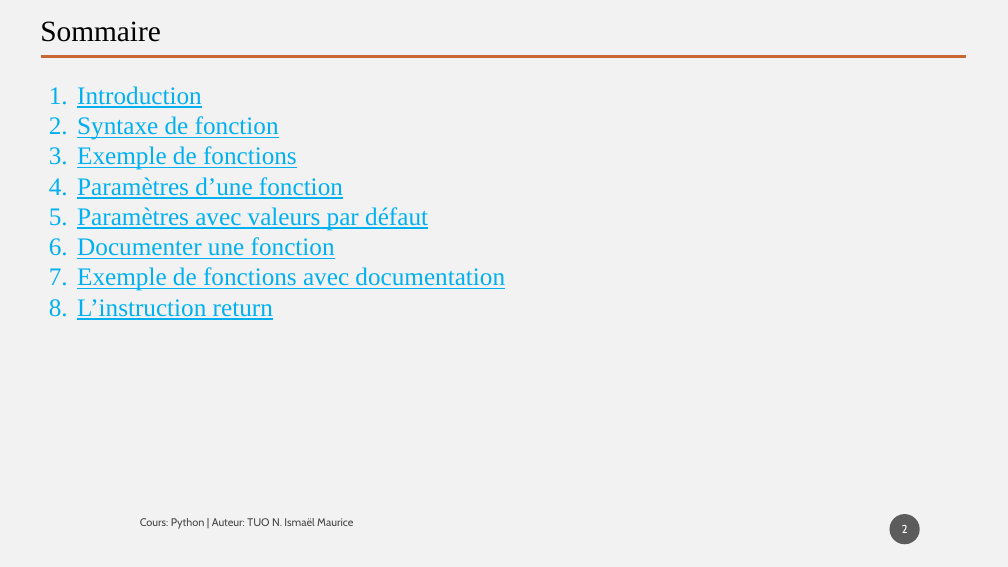
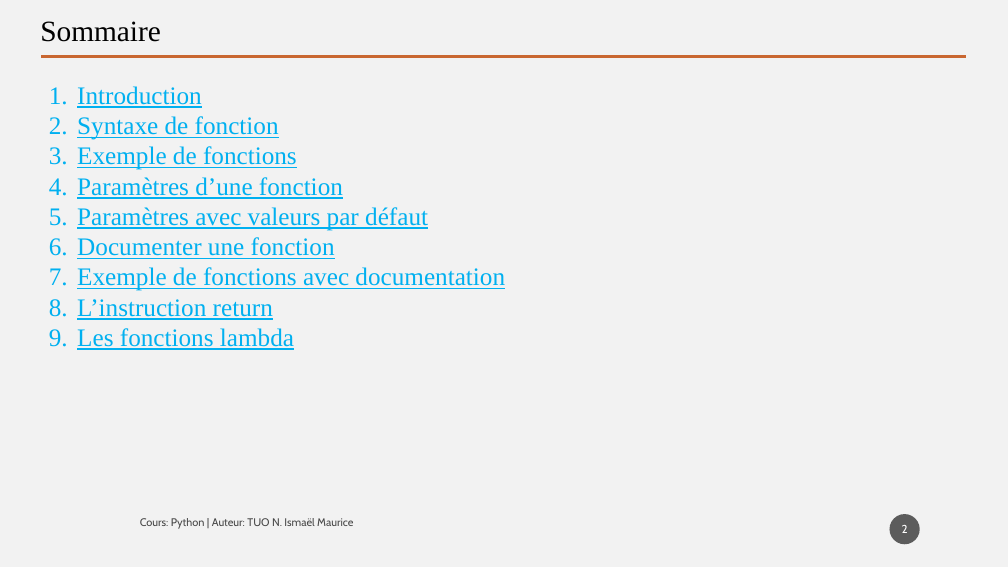
Before and after one commit to tisma95/cours-python, a slide deck: slide 2 of source/Chapitre 5 - Les fonctions.pptx. Drawn at 1008x567 pixels with LibreOffice and Linux fonts; fonts in the diff are those of the drawing. Boxes give left, top, right and bottom in pixels: in the first picture for what was removed or moved away, otherwise in the second. Text is boxed around its words. In the diff, an @@ line names an element or a change of style, - is before the commit and + after.

Commit message:
feat(chp5): rédaction fonction lambda
Ajout de la section sur les fonctions lambda

```diff
--- a/source/Chapitre 5 - Les fonctions.pptx
+++ b/source/Chapitre 5 - Les fonctions.pptx
@@ text at (77, 328, 294, 350): paragraph added @@
+9. Les fonctions lambda
```
Also in this commit, not shown: 1 other slide changed, 2 other files.
